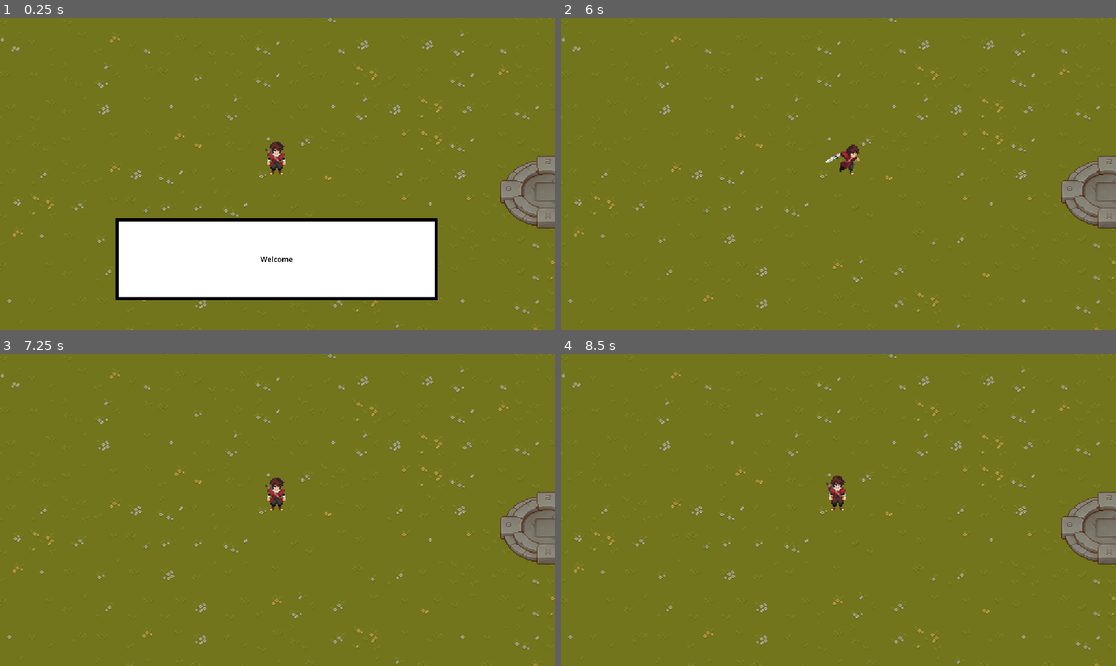
Above: before the commit, frames 1-4 (two rows, left to right).
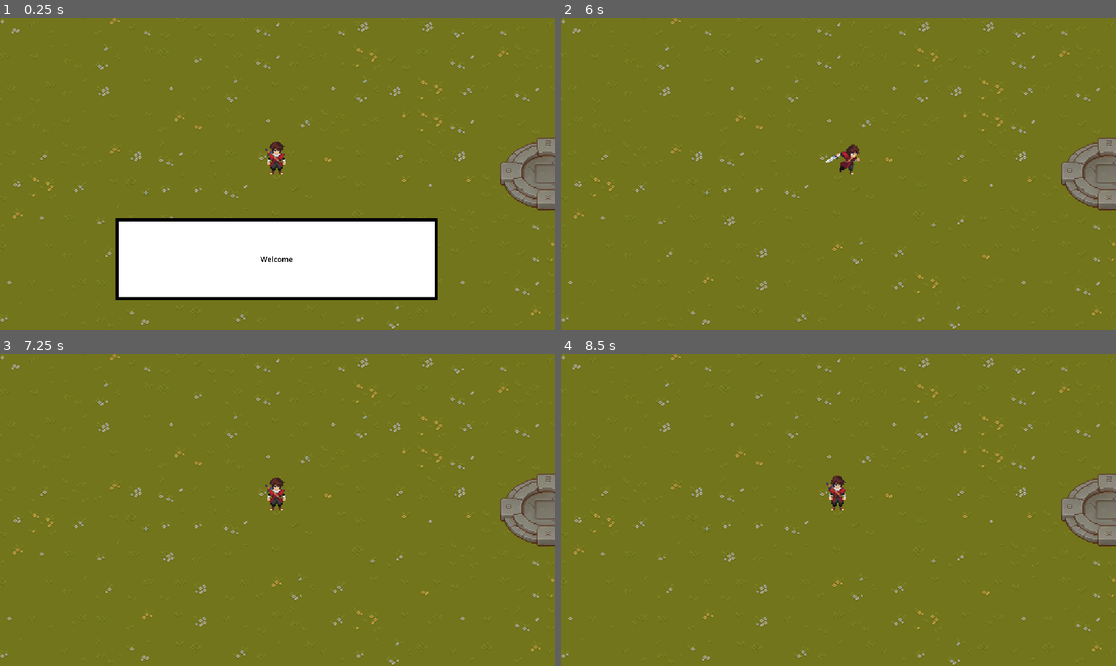
Above: after the commit, the same moments.

Repository: octavi26/JustGetStarted
Game: Godot game, scene res://Scenes/Stage0_Trial1.tscn
The game is run twice, just before and just after one commit, with the same random seed, the same clock (stepped at 60 frames per second) and the same inputs.
Inputs:
- Up to frame 1 (0.25 s): no input
- Up to frame 2 (6 s): tap Enter at 0.5 s; hold Right (Attack Right) 0.53-1.28 s; tap Space (Dash) every 1.5 s from 0.6 to 5.1 s; hold Down (Attack Down) 1.28-2.03 s; tap E (Interact) every 1.5 s from 1.35 to 5.85 s; hold Right (Attack Right) 2.03-2.78 s; hold Up (Attack Up) 2.78-3.53 s; hold Left (Attack Left) 3.53-5.03 s; hold Down (Attack Down) 5.03-5.78 s; hold Right (Attack Right) from 5.78 s (still down)
- Up to frame 3 (7.25 s): release Right (Attack Right) at 6.53 s; hold Up (Attack Up) from 6.53 s (still down); tap Space (Dash) at 6.6 s
- Up to frame 4 (8.5 s): release Up (Attack Up) at 7.28 s; hold Right (Attack Right) 7.28-8.03 s; tap E (Interact) at 7.35 s; hold Down (Attack Down) from 8.03 s (still down); tap Space (Dash) at 8.1 s

The runs differ from the first frame. In frame 1, 3.4% of the frame differs, in the area x 0-100%, y 0-100%; in frame 2, 3.8%; in frame 3, 3.8%; in frame 4, 3.8%.

Commit message:
Replies + more

Diff:
--- a/just_get_started/Scenes/Player_Text_Box.tscn
+++ b/just_get_started/Scenes/Player_Text_Box.tscn
@@ -1,77 +1,77 @@
 [gd_scene load_steps=15 format=3 uid="uid://duuhv3ariy5q4"]
 
 [ext_resource type="Script" uid="uid://d1sqwwxagiokn" path="res://Scripts/Player_Text_Box.gd" id="1_1lvv6"]
-[ext_resource type="Texture2D" uid="uid://cea2cy7abb0w1" path="res://Assets/Sprites/Player/ChatGPT Image 12 iul. 2025, 14_24_19.png" id="1_qxyqd"]
+[ext_resource type="Texture2D" uid="uid://b6syjes4lixul" path="res://Assets/Sprites/Player/ChatGPT_Image_14_iul._2025_01_02_50.png" id="2_7t3fj"]
 
-[sub_resource type="AtlasTexture" id="AtlasTexture_crp61"]
-atlas = ExtResource("1_qxyqd")
-region = Rect2(0, 0, 341, 512)
+[sub_resource type="AtlasTexture" id="AtlasTexture_c03je"]
+atlas = ExtResource("2_7t3fj")
+region = Rect2(0, 0, 341, 341)
 
-[sub_resource type="AtlasTexture" id="AtlasTexture_kae6j"]
-atlas = ExtResource("1_qxyqd")
-region = Rect2(341, 0, 341, 512)
+[sub_resource type="AtlasTexture" id="AtlasTexture_nvkla"]
+atlas = ExtResource("2_7t3fj")
+region = Rect2(341, 0, 341, 341)
 
-[sub_resource type="AtlasTexture" id="AtlasTexture_iyh5i"]
-atlas = ExtResource("1_qxyqd")
-region = Rect2(682, 0, 341, 512)
+[sub_resource type="AtlasTexture" id="AtlasTexture_i3l2g"]
+atlas = ExtResource("2_7t3fj")
+region = Rect2(682, 0, 341, 341)
 
-[sub_resource type="AtlasTexture" id="AtlasTexture_5xw2n"]
-atlas = ExtResource("1_qxyqd")
-region = Rect2(0, 512, 341, 512)
+[sub_resource type="AtlasTexture" id="AtlasTexture_e5ixn"]
+atlas = ExtResource("2_7t3fj")
+region = Rect2(0, 341, 341, 341)
 
-[sub_resource type="AtlasTexture" id="AtlasTexture_f2qa0"]
-atlas = ExtResource("1_qxyqd")
-region = Rect2(341, 512, 341, 512)
+[sub_resource type="AtlasTexture" id="AtlasTexture_d7ba7"]
+atlas = ExtResource("2_7t3fj")
+region = Rect2(341, 341, 341, 341)
 
-[sub_resource type="AtlasTexture" id="AtlasTexture_np5nm"]
-atlas = ExtResource("1_qxyqd")
-region = Rect2(682, 512, 341, 512)
+[sub_resource type="AtlasTexture" id="AtlasTexture_lbyl8"]
+atlas = ExtResource("2_7t3fj")
+region = Rect2(682, 341, 341, 341)
 
-[sub_resource type="AtlasTexture" id="AtlasTexture_0xdye"]
-atlas = ExtResource("1_qxyqd")
-region = Rect2(0, 1024, 341, 512)
+[sub_resource type="AtlasTexture" id="AtlasTexture_qm4bt"]
+atlas = ExtResource("2_7t3fj")
+region = Rect2(0, 682, 341, 341)
 
-[sub_resource type="AtlasTexture" id="AtlasTexture_mrgor"]
-atlas = ExtResource("1_qxyqd")
-region = Rect2(341, 1024, 341, 512)
+[sub_resource type="AtlasTexture" id="AtlasTexture_ltw51"]
+atlas = ExtResource("2_7t3fj")
+region = Rect2(341, 682, 341, 341)
 
-[sub_resource type="AtlasTexture" id="AtlasTexture_h2nnm"]
-atlas = ExtResource("1_qxyqd")
-region = Rect2(682, 1024, 341, 512)
+[sub_resource type="AtlasTexture" id="AtlasTexture_6hd82"]
+atlas = ExtResource("2_7t3fj")
+region = Rect2(682, 682, 341, 341)
 
 [sub_resource type="SpriteFrames" id="SpriteFrames_0wnwl"]
 animations = [{
 "frames": [{
 "duration": 1.0,
-"texture": SubResource("AtlasTexture_crp61")
+"texture": SubResource("AtlasTexture_c03je")
 }, {
 "duration": 1.0,
-"texture": SubResource("AtlasTexture_kae6j")
+"texture": SubResource("AtlasTexture_nvkla")
 }, {
 "duration": 1.0,
-"texture": SubResource("AtlasTexture_iyh5i")
+"texture": SubResource("AtlasTexture_i3l2g")
 }, {
 "duration": 1.0,
-"texture": SubResource("AtlasTexture_5xw2n")
+"texture": SubResource("AtlasTexture_e5ixn")
 }, {
 "duration": 1.0,
-"texture": SubResource("AtlasTexture_f2qa0")
+"texture": SubResource("AtlasTexture_d7ba7")
 }, {
 "duration": 1.0,
-"texture": SubResource("AtlasTexture_np5nm")
+"texture": SubResource("AtlasTexture_lbyl8")
 }, {
 "duration": 1.0,
-"texture": SubResource("AtlasTexture_0xdye")
+"texture": SubResource("AtlasTexture_qm4bt")
 }, {
 "duration": 1.0,
-"texture": SubResource("AtlasTexture_mrgor")
+"texture": SubResource("AtlasTexture_ltw51")
 }, {
 "duration": 1.0,
-"texture": SubResource("AtlasTexture_h2nnm")
+"texture": SubResource("AtlasTexture_6hd82")
 }],
-"loop": false,
+"loop": true,
 "name": &"default",
-"speed": 0.0
+"speed": 5.0
 }]
 
 [sub_resource type="PlaceholderTexture2D" id="PlaceholderTexture2D_450a4"]
@@ -87,13 +87,12 @@
 position = Vector2(-638, 3)
 scale = Vector2(1.17027, 1.17027)
 sprite_frames = SubResource("SpriteFrames_0wnwl")
-frame = 2
 
 [node name="Sprite2D" type="Sprite2D" parent="."]
 modulate = Color(0, 0, 0, 1)
 z_index = -1
-position = Vector2(-638, 7.99997)
-scale = Vector2(-436.688, 634.34)
+position = Vector2(-638, -0.574409)
+scale = Vector2(-436.688, 432.843)
 texture = SubResource("PlaceholderTexture2D_450a4")
 
 [node name="Sprite2D2" type="Sprite2D" parent="."]
--- a/just_get_started/Scenes/Stage0_Trial1.tscn
+++ b/just_get_started/Scenes/Stage0_Trial1.tscn
@@ -1,17 +1,16 @@
-[gd_scene load_steps=19 format=3 uid="uid://beevu125rqwea"]
+[gd_scene load_steps=18 format=3 uid="uid://beevu125rqwea"]
 
 [ext_resource type="PackedScene" uid="uid://bd7gb8bd4pxgw" path="res://Scenes/Player.tscn" id="1_mqk4n"]
 [ext_resource type="Texture2D" uid="uid://7vlf6sgtbgkv" path="res://Assets/TileSets/TX Tileset Grass.png" id="2_agriw"]
-[ext_resource type="Script" path="res://Scripts/Player_Text_Box.gd" id="2_j18mx"]
 [ext_resource type="Texture2D" uid="uid://domqhxfcd3xmq" path="res://Assets/TileSets/TX Struct.png" id="3_1lmhn"]
 [ext_resource type="PackedScene" uid="uid://dj68bjweojhfy" path="res://Scenes/Narrator_Text_Box.tscn" id="3_b4es4"]
 [ext_resource type="Texture2D" uid="uid://c54hxqc5lhb0s" path="res://Assets/TileSets/TX Tileset Stone Ground.png" id="4_b4es4"]
 [ext_resource type="PackedScene" uid="uid://duuhv3ariy5q4" path="res://Scenes/Player_Text_Box.tscn" id="4_jqeou"]
 [ext_resource type="Texture2D" uid="uid://g8tr2et668f8" path="res://Assets/TileSets/TX Tileset Wall.png" id="5_j18mx"]
 [ext_resource type="PackedScene" uid="uid://ks5skbsb7ao0" path="res://Scenes/Text_Box_Activation.tscn" id="7_1lmhn"]
-[ext_resource type="Script" path="res://Scripts/Text_Box_Activation_Player.gd" id="10_jqeou"]
+[ext_resource type="Script" uid="uid://tt76ctq22j56" path="res://Scripts/Text_Box_Activation_Player.gd" id="10_jqeou"]
 [ext_resource type="PackedScene" uid="uid://b8deqcao3lufg" path="res://Scenes/Teleporter.tscn" id="11_b4xx5"]
-[ext_resource type="Script" path="res://Scripts/Manager_Stage0_Trial1.gd" id="12_sdtce"]
+[ext_resource type="Script" uid="uid://cc53qh4o78ws2" path="res://Scripts/Manager_Stage0_Trial1.gd" id="12_sdtce"]
 
 [sub_resource type="TileSetAtlasSource" id="TileSetAtlasSource_jqeou"]
 texture = ExtResource("2_agriw")
@@ -483,7 +482,7 @@
 sources/4 = SubResource("TileSetAtlasSource_642nq")
 sources/5 = SubResource("TileSetAtlasSource_bp7ox")
 
-[node name="Node2D" type="Node2D"]
+[node name="Node2D2" type="Node2D"]
 position = Vector2(-24, -1)
 
 [node name="Manager" type="Node" parent="."]
@@ -492,7 +491,7 @@
 [node name="Player" parent="." instance=ExtResource("1_mqk4n")]
 unique_name_in_owner = true
 z_index = 13
-position = Vector2(24, -16)
+position = Vector2(24, 2)
 scale = Vector2(1, 1)
 SPEED = 200.0
 metadata/_edit_group_ = true
@@ -500,13 +499,12 @@
 [node name="Camera2D" type="Camera2D" parent="Player"]
 position = Vector2(1, 0)
 zoom = Vector2(3.5, 3.5)
-limit_left = -486
-limit_top = -296
-limit_right = 486
-limit_bottom = 296
+limit_left = -510
+limit_top = -321
+limit_right = 465
+limit_bottom = 294
 limit_smoothed = true
 editor_draw_limits = true
-script = ExtResource("2_j18mx")
 
 [node name="Narrator" parent="Player/Camera2D" instance=ExtResource("3_b4es4")]
 unique_name_in_owner = true
--- a/just_get_started/Scenes/Stage0_Trial2.tscn
+++ b/just_get_started/Scenes/Stage0_Trial2.tscn
@@ -1,17 +1,21 @@
-[gd_scene load_steps=19 format=3 uid="uid://q2chhna0w7d6"]
+[gd_scene load_steps=23 format=3 uid="uid://q2chhna0w7d6"]
 
 [ext_resource type="PackedScene" uid="uid://bd7gb8bd4pxgw" path="res://Scenes/Player.tscn" id="1_d7elq"]
 [ext_resource type="Texture2D" uid="uid://7vlf6sgtbgkv" path="res://Assets/TileSets/TX Tileset Grass.png" id="2_5ljry"]
-[ext_resource type="Script" path="res://Scripts/Camera_Shake.gd" id="3_2jdi6"]
+[ext_resource type="Script" uid="uid://dy7c1xpr6o01p" path="res://Scripts/Camera_Shake.gd" id="3_2jdi6"]
 [ext_resource type="Texture2D" uid="uid://domqhxfcd3xmq" path="res://Assets/TileSets/TX Struct.png" id="3_b7cuf"]
 [ext_resource type="Texture2D" uid="uid://c54hxqc5lhb0s" path="res://Assets/TileSets/TX Tileset Stone Ground.png" id="4_k4eel"]
 [ext_resource type="PackedScene" uid="uid://bunskihyq44kr" path="res://Scenes/Object_Collision_Image.tscn" id="4_lvl34"]
 [ext_resource type="Texture2D" uid="uid://g8tr2et668f8" path="res://Assets/TileSets/TX Tileset Wall.png" id="5_qr7mh"]
+[ext_resource type="PackedScene" uid="uid://dj68bjweojhfy" path="res://Scenes/Narrator_Text_Box.tscn" id="5_qu1ii"]
+[ext_resource type="PackedScene" uid="uid://duuhv3ariy5q4" path="res://Scenes/Player_Text_Box.tscn" id="6_awnp8"]
 [ext_resource type="PackedScene" uid="uid://b8deqcao3lufg" path="res://Scenes/Teleporter.tscn" id="6_s73lr"]
-[ext_resource type="Script" path="res://Scripts/Manager_Stage0_Trial2.gd" id="7_yhxen"]
+[ext_resource type="Script" uid="uid://rlj8ti5e38q8" path="res://Scripts/Manager_Stage0_Trial2.gd" id="7_yhxen"]
 [ext_resource type="PackedScene" uid="uid://dd5i76isxitbg" path="res://Scenes/Puzzle.tscn" id="8_wv0eo"]
 [ext_resource type="PackedScene" uid="uid://df6pie5n7tpbk" path="res://Scenes/Object_Collision_Image_Activation.tscn" id="10_fldqx"]
-[ext_resource type="Texture2D" uid="uid://cea2cy7abb0w1" path="res://Assets/Sprites/Player/ChatGPT Image 12 iul. 2025, 14_24_19.png" id="12_nrcdr"]
+[ext_resource type="PackedScene" uid="uid://ks5skbsb7ao0" path="res://Scenes/Text_Box_Activation.tscn" id="13_0csrn"]
+[ext_resource type="Texture2D" uid="uid://b6syjes4lixul" path="res://Assets/Sprites/Player/ChatGPT_Image_14_iul._2025_01_02_50.png" id="14_awnp8"]
+[ext_resource type="Script" uid="uid://tt76ctq22j56" path="res://Scripts/Text_Box_Activation_Player.gd" id="16_rh60f"]
 
 [sub_resource type="TileSetAtlasSource" id="TileSetAtlasSource_qnptl"]
 texture = ExtResource("2_5ljry")
@@ -438,7 +442,7 @@
 sources/4 = SubResource("TileSetAtlasSource_mhw13")
 sources/5 = SubResource("TileSetAtlasSource_tkcb2")
 
-[node name="Node2D" type="Node2D"]
+[node name="Node2D2" type="Node2D"]
 
 [node name="Manager" type="Node" parent="."]
 script = ExtResource("7_yhxen")
@@ -456,6 +460,18 @@
 [node name="Object_Image" parent="Player/Camera2D" instance=ExtResource("4_lvl34")]
 unique_name_in_owner = true
 visible = false
+
+[node name="Narrator" parent="Player/Camera2D" instance=ExtResource("5_qu1ii")]
+unique_name_in_owner = true
+visible = false
+position = Vector2(-1, 84)
+scale = Vector2(0.2, 0.2)
+
+[node name="PlayerTextBox" parent="Player/Camera2D" instance=ExtResource("6_awnp8")]
+unique_name_in_owner = true
+visible = false
+position = Vector2(-1, 71)
+scale = Vector2(0.2, 0.2)
 
 [node name="Grass" type="TileMap" parent="."]
 tile_set = SubResource("TileSet_dx4y3")
@@ -486,9 +502,25 @@
 position = Vector2(-32, -96)
 
 [node name="Object" parent="." instance=ExtResource("10_fldqx")]
-position = Vector2(-94, 0)
+position = Vector2(-103, -1)
 collision_mask = 2
-image_shown = ExtResource("12_nrcdr")
+image_shown = ExtResource("14_awnp8")
+
+[node name="AreaNarrator1" parent="." instance=ExtResource("13_0csrn")]
+position = Vector2(-167, 0)
+scale = Vector2(0.5, 1)
+lineID = 2
+
+[node name="AreaNarrator2" parent="." instance=ExtResource("13_0csrn")]
+position = Vector2(-146, 0)
+scale = Vector2(0.5, 1)
+lineID = 3
+
+[node name="AreaPlayer1" parent="." instance=ExtResource("13_0csrn")]
+position = Vector2(-156, 0)
+scale = Vector2(0.5, 1)
+script = ExtResource("16_rh60f")
+lineID = 1
 
 [connection signal="body_entered" from="Object" to="Object" method="_on_body_entered"]
 [connection signal="body_exited" from="Object" to="Object" method="_on_body_exited"]
--- a/just_get_started/Scenes/Stage0_Trial3.tscn
+++ b/just_get_started/Scenes/Stage0_Trial3.tscn
@@ -1,13 +1,15 @@
-[gd_scene load_steps=15 format=3 uid="uid://cqqarym3vvbkh"]
+[gd_scene load_steps=17 format=3 uid="uid://cqqarym3vvbkh"]
 
 [ext_resource type="PackedScene" uid="uid://bd7gb8bd4pxgw" path="res://Scenes/Player.tscn" id="1_v2je7"]
 [ext_resource type="Texture2D" uid="uid://7vlf6sgtbgkv" path="res://Assets/TileSets/TX Tileset Grass.png" id="2_pvopl"]
 [ext_resource type="Texture2D" uid="uid://domqhxfcd3xmq" path="res://Assets/TileSets/TX Struct.png" id="3_djyi3"]
+[ext_resource type="PackedScene" uid="uid://dj68bjweojhfy" path="res://Scenes/Narrator_Text_Box.tscn" id="3_htm7f"]
 [ext_resource type="Texture2D" uid="uid://c54hxqc5lhb0s" path="res://Assets/TileSets/TX Tileset Stone Ground.png" id="4_7rwdb"]
 [ext_resource type="Texture2D" uid="uid://g8tr2et668f8" path="res://Assets/TileSets/TX Tileset Wall.png" id="5_wufgn"]
 [ext_resource type="PackedScene" uid="uid://b8deqcao3lufg" path="res://Scenes/Teleporter.tscn" id="6_o6sys"]
 [ext_resource type="PackedScene" uid="uid://3fnrfu1w1our" path="res://Scenes/Dummy.tscn" id="7_kkmy3"]
 [ext_resource type="Script" uid="uid://b3k2052cbv4xw" path="res://Scenes/Manager_Stage0_Trial3.gd" id="8_cslxh"]
+[ext_resource type="PackedScene" uid="uid://ks5skbsb7ao0" path="res://Scenes/Text_Box_Activation.tscn" id="10_v0qpc"]
 
 [sub_resource type="TileSetAtlasSource" id="TileSetAtlasSource_qnptl"]
 texture = ExtResource("2_pvopl")
@@ -448,6 +450,12 @@
 [node name="Camera2D" type="Camera2D" parent="Player"]
 zoom = Vector2(3.5, 3.5)
 
+[node name="Narrator" parent="Player/Camera2D" instance=ExtResource("3_htm7f")]
+unique_name_in_owner = true
+visible = false
+position = Vector2(-1, 84)
+scale = Vector2(0.2, 0.2)
+
 [node name="Grass" type="TileMap" parent="."]
 tile_set = SubResource("TileSet_dx4y3")
 format = 2
@@ -478,3 +486,13 @@
 
 [node name="Dummy1" parent="." instance=ExtResource("7_kkmy3")]
 position = Vector2(33, -20)
+
+[node name="AreaNarrator1" parent="." instance=ExtResource("10_v0qpc")]
+position = Vector2(-163, 0)
+scale = Vector2(0.5, 1)
+lineID = 4
+
+[node name="AreaNarrator2" parent="." instance=ExtResource("10_v0qpc")]
+position = Vector2(-54, 0)
+scale = Vector2(0.5, 1)
+lineID = 5
--- a/just_get_started/Scenes/Stage0_Trial4.tscn
+++ b/just_get_started/Scenes/Stage0_Trial4.tscn
@@ -14,6 +14,8 @@
 [ext_resource type="Texture2D" uid="uid://dxbq6nq0p1gy2" path="res://Assets/TileSets/TX Shadow.png" id="9_t4njs"]
 [ext_resource type="PackedScene" uid="uid://b8deqcao3lufg" path="res://Scenes/Teleporter.tscn" id="12_yiplw"]
 [ext_resource type="Texture2D" uid="uid://t83sa31l1ttx" path="res://Assets/TileSets/TX Shadow Plant.png" id="13_h2n5o"]
+[ext_resource type="PackedScene" uid="uid://ks5skbsb7ao0" path="res://Scenes/Text_Box_Activation.tscn" id="15_fyuaw"]
+[ext_resource type="Script" uid="uid://tt76ctq22j56" path="res://Scripts/Text_Box_Activation_Player.gd" id="16_j7uqr"]
 
 [sub_resource type="TileSetAtlasSource" id="TileSetAtlasSource_jqeou"]
 texture = ExtResource("6_4an21")
@@ -1031,11 +1033,8 @@
 [node name="Camera2D" type="Camera2D" parent="WORLD/Player"]
 position = Vector2(1, 0)
 zoom = Vector2(3.5, 3.5)
-limit_left = -486
-limit_top = -296
-limit_right = 486
-limit_bottom = 296
 limit_smoothed = true
+editor_draw_limits = true
 script = ExtResource("3_8xw7y")
 
 [node name="Narrator" parent="WORLD/Player/Camera2D" instance=ExtResource("4_2ooyw")]
@@ -1047,6 +1046,7 @@
 [node name="PlayerTextBox" parent="WORLD/Player/Camera2D" instance=ExtResource("5_sg8qn")]
 unique_name_in_owner = true
 visible = false
+z_index = 26
 position = Vector2(-1, 71)
 scale = Vector2(0.2, 0.2)
 
@@ -1076,7 +1076,7 @@
 
 [node name="Teleportor2" parent="." node_paths=PackedStringArray("player") instance=ExtResource("12_yiplw")]
 position = Vector2(363, 17)
-level = "res://Scenes/Stage0_Trial3.tscn"
+level = "uid://bn2gwqa46ja0k"
 player = NodePath("../WORLD/Player")
 
 [node name="Teleportor1" parent="." node_paths=PackedStringArray("player") instance=ExtResource("12_yiplw")]
@@ -1084,3 +1084,61 @@
 spawn = true
 active = false
 player = NodePath("../WORLD/Player")
+
+[node name="AreaNarrator1" parent="." instance=ExtResource("15_fyuaw")]
+position = Vector2(-264, 6)
+scale = Vector2(0.5, 2)
+lineID = 6
+
+[node name="AreaNarrator2" parent="." instance=ExtResource("15_fyuaw")]
+position = Vector2(-197, -53)
+rotation = 1.5708
+scale = Vector2(0.5, 2)
+lineID = 6
+
+[node name="AreaNarrator3" parent="." instance=ExtResource("15_fyuaw")]
+position = Vector2(-133, 5)
+scale = Vector2(0.5, 2)
+lineID = 6
+
+[node name="AreaNarrator4" parent="." instance=ExtResource("15_fyuaw")]
+position = Vector2(-197, 54)
+rotation = 1.5708
+scale = Vector2(0.5, 2)
+lineID = 6
+
+[node name="AreaPlayer1" parent="." instance=ExtResource("15_fyuaw")]
+position = Vector2(-255, 145)
+scale = Vector2(3, 1)
+script = ExtResource("16_j7uqr")
+lineID = 2
+
+[node name="AreaPlayer2" parent="." instance=ExtResource("15_fyuaw")]
+position = Vector2(314, 195)
+scale = Vector2(3, 1)
+script = ExtResource("16_j7uqr")
+lineID = 2
+
+[node name="AreaPlayer3" parent="." instance=ExtResource("15_fyuaw")]
+position = Vector2(331, -160)
+scale = Vector2(3, 1)
+script = ExtResource("16_j7uqr")
+lineID = 2
+
+[node name="AreaPlayer4" parent="." instance=ExtResource("15_fyuaw")]
+position = Vector2(-224, -213)
+scale = Vector2(3, 1)
+script = ExtResource("16_j7uqr")
+lineID = 3
+
+[node name="AreaNarrator5" parent="." instance=ExtResource("15_fyuaw")]
+position = Vector2(-72, 64)
+rotation = 1.5708
+scale = Vector2(3, 1)
+lineID = 7
+
+[node name="AreaNarrator6" parent="." instance=ExtResource("15_fyuaw")]
+position = Vector2(-32, -108)
+rotation = 1.5708
+scale = Vector2(4, 1.5)
+lineID = 8
--- a/just_get_started/Scenes/Stage0_Trial5.tscn
+++ b/just_get_started/Scenes/Stage0_Trial5.tscn
@@ -11,6 +11,7 @@
 [ext_resource type="Texture2D" uid="uid://g8tr2et668f8" path="res://Assets/TileSets/TX Tileset Wall.png" id="9_wkmfm"]
 [ext_resource type="PackedScene" uid="uid://ks5skbsb7ao0" path="res://Scenes/Text_Box_Activation.tscn" id="10_shxwa"]
 [ext_resource type="PackedScene" uid="uid://3fnrfu1w1our" path="res://Scenes/Dummy.tscn" id="11_0ppk1"]
+[ext_resource type="Script" uid="uid://tt76ctq22j56" path="res://Scripts/Text_Box_Activation_Player.gd" id="11_cmrla"]
 [ext_resource type="PackedScene" uid="uid://bnksfh8ahkhl7" path="res://Scenes/Puzzle2.tscn" id="12_bgorf"]
 [ext_resource type="PackedScene" uid="uid://b8deqcao3lufg" path="res://Scenes/Teleporter.tscn" id="12_kfukk"]
 [ext_resource type="Script" uid="uid://d22yive2aayot" path="res://Scripts/Puzzle2.gd" id="13_ljxug"]
@@ -494,7 +495,7 @@
 [node name="Player" parent="." instance=ExtResource("2_ljxug")]
 unique_name_in_owner = true
 z_index = 13
-position = Vector2(-134, -150)
+position = Vector2(-58, -142)
 scale = Vector2(1, 1)
 SPEED = 200.0
 metadata/_edit_group_ = true
@@ -502,10 +503,6 @@
 [node name="Camera2D" type="Camera2D" parent="Player"]
 position = Vector2(1, 0)
 zoom = Vector2(3.5, 3.5)
-limit_left = -510
-limit_top = -320
-limit_right = 464
-limit_bottom = 296
 limit_smoothed = true
 editor_draw_limits = true
 script = ExtResource("3_ljxug")
@@ -535,12 +532,22 @@
 layer_0/tile_data = PackedInt32Array(-524303, 327685, 1, -524302, 393221, 1, -524301, 393221, 1, -524300, 393221, 1, -5 …(3652 unchanged characters)…
 
 [node name="AreaNarrator1" parent="." instance=ExtResource("10_shxwa")]
-position = Vector2(-48, -138)
+position = Vector2(-145, -138)
 scale = Vector2(3, 1)
-lineID = 4
+lineID = 9
+
+[node name="AreaNarrator2" parent="." instance=ExtResource("10_shxwa")]
+position = Vector2(-290, 39)
+scale = Vector2(5, 1)
+lineID = 10
+
+[node name="AreaNarrator3" parent="." instance=ExtResource("10_shxwa")]
+position = Vector2(-34, 127)
+scale = Vector2(5, 0.6)
+lineID = 11
 
 [node name="Teleportor1" parent="." node_paths=PackedStringArray("player") instance=ExtResource("12_kfukk")]
-position = Vector2(-149, -127)
+position = Vector2(-75, -128)
 spawn = true
 level = "uid://do5i48h8mui4d"
 player = NodePath("../Player")
@@ -568,3 +575,9 @@
 z_index = 1
 position = Vector2(-128, -4)
 script = ExtResource("13_ljxug")
+
+[node name="AreaPlayer1" parent="." instance=ExtResource("10_shxwa")]
+position = Vector2(133, 98)
+scale = Vector2(3, 1)
+script = ExtResource("11_cmrla")
+lineID = 4
--- a/just_get_started/Scripts/Narrator_Text_Box.gd
+++ b/just_get_started/Scripts/Narrator_Text_Box.gd
@@ -17,9 +17,52 @@
 		"See you at the next stop!"
 	],
 	2: [
+		"This is a tutorial if you didn't know already.",
+		"I teach you things, but you should already know how to solve puzzles.",
+		"Hint: look around for hints."
+	],
+	3: [
+		"I can also hear you.",
+		"Shut up and do your part of the job.",
+ 		"You can light up one pillar at a time by pressing E.",
+		"The teleporter will activate after you solve the puzzle."
+	],
+	4: [
+		"You know how to solve puzzles but do you know how to fight?",
+		"Don't worry, we'll teach you that."
+	],
+	5: [
+		"Use your arrow keys to attack.",
+		"Hit at least one dummy to activate the teleporter."
+	],
+	6: [
+		"The nature is beautiful, isn't it?",
+		"At least try to look around, we spent some time decorating this."
+	],
+	7: [
+		"Climb the stairs, the next lesson awaits you there."
+	],
+	8: [
+		"So.....",
+		"You know how to walk, do puzzles or fight.",
+		"What is missing?",
+		"THE DASH!",
+		"Press space to dash to the other side."
+	],
+	9: [
 		"Welcome to another destination!",
-		"The first level was pretty simple, wasn't it?",
+		"The first challenges were pretty simple, weren't they?",
 		"Things will get more complicated now."
+	],
+	10: [
+		"Now you need to use all the things you've learned.",
+		"Can you do that?",
+		"Hint: activate all pillars."
+	],
+	11: [
+		"Now the fighting part.",
+		"The normal dummies have 3HP, the armoured ones 4HP.",
+		"Kill all of them. NOW!"
 	]
 }
 
--- a/just_get_started/Scripts/Player_Text_Box.gd
+++ b/just_get_started/Scripts/Player_Text_Box.gd
@@ -12,15 +12,19 @@
 		"What is this weird place?"
 	], "frame": 9 },
 	1: { "text": [
-		"Hello, traveler.",
-		"Salut"
-	], "frame": 1 },
+		"What kind of hint is that?",
+		"Are these guys dumb?"
+	], "frame": 4 },
 	2: { "text": [
-		"What brings you to this land?"
+		"These trees are indeed beautiful.",
+		"I wonder if they made this or just stole it off the internet"
 	], "frame": 2 },
 	3: { "text": [
-		"Ah, I see. Be careful out there."
-	], "frame": 3 },
+		"Nothing here..."
+	], "frame": 0 },
+	4: { "text": [
+		"Who does this narrator think he is?" #aluzie ca gen naratoru e zeul
+	], "frame": 3}
 }
 
 func _input(event):
Binary file removed: just_get_started/Assets/Sprites/Player/ChatGPT Image 12 iul. 2025, 14_24_19.png
Binary file added: just_get_started/Assets/Sprites/Player/ChatGPT_Image_14_iul._2025_01_02_50.png
Not shown, changed: just_get_started/Assets/Sprites/Player/ChatGPT_Image_14_iul._2025_01_02_50.png.import
Not shown: 1 places in just_get_started/Scenes/Stage0_Trial4.tscn that only renumber resources
Not shown: 1 places in just_get_started/Scenes/Stage0_Trial5.tscn that only renumber resources
